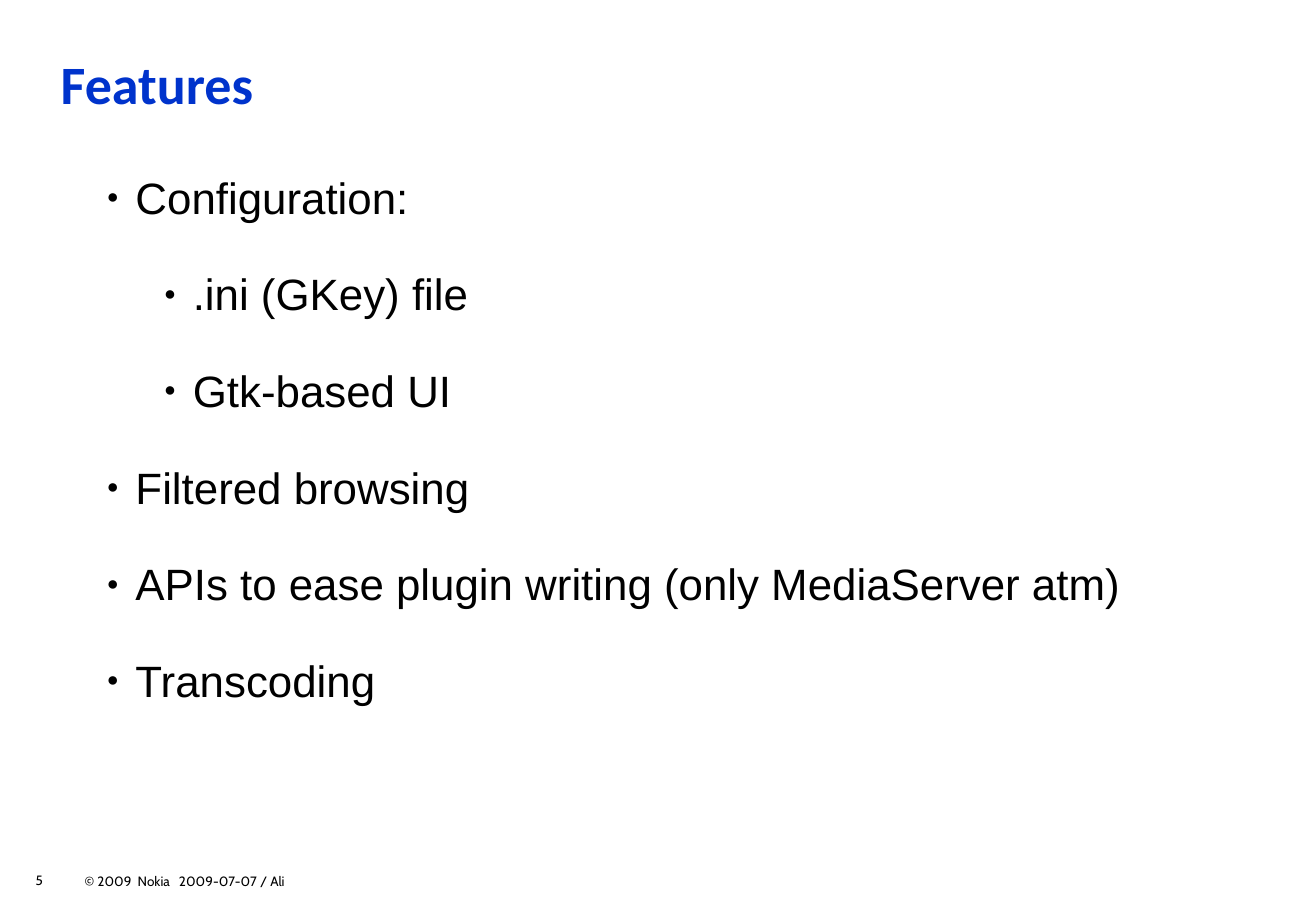
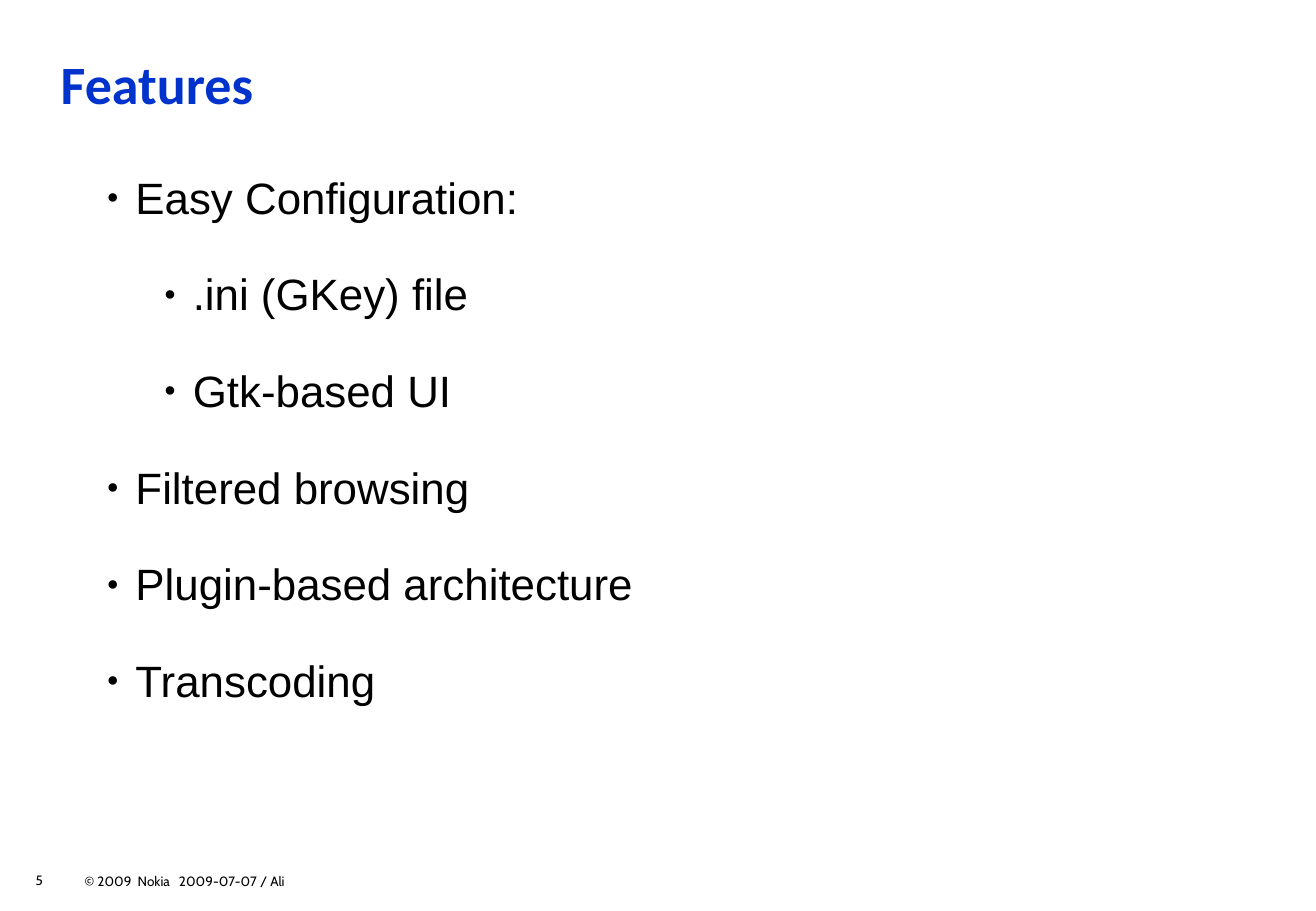
Before and after one commit to zeenix/rygel-presentation-2009, a slide deck: slide 5 of slides.odp. Drawn at 1316x911 pixels with LibreOffice and Linux fonts; fonts in the diff are those of the drawing; background and template pictures are left out. Boxes give left, top, right and bottom in pixels: in the first picture for what was removed or moved away, otherwise in the second. Text is boxed around its words. In the diff, an @@ line names an element or a change of style, - is before the commit and + after.

Commit message:
Balance "Features" and "Plugins" slide

```diff
--- a/slides.odp
+++ b/slides.odp
@@ text at bbox=[135, 182, 518, 223]: text changed @@
-    ● Configuration:
+    ● Easy Configuration:
@@ text at bbox=[135, 568, 632, 609]: text changed @@
-    ● APIs to ease plugin writing (only MediaServer atm)
+    ● Plugin-based architecture
```
Also in this commit, not shown: 1 other slide changed.
